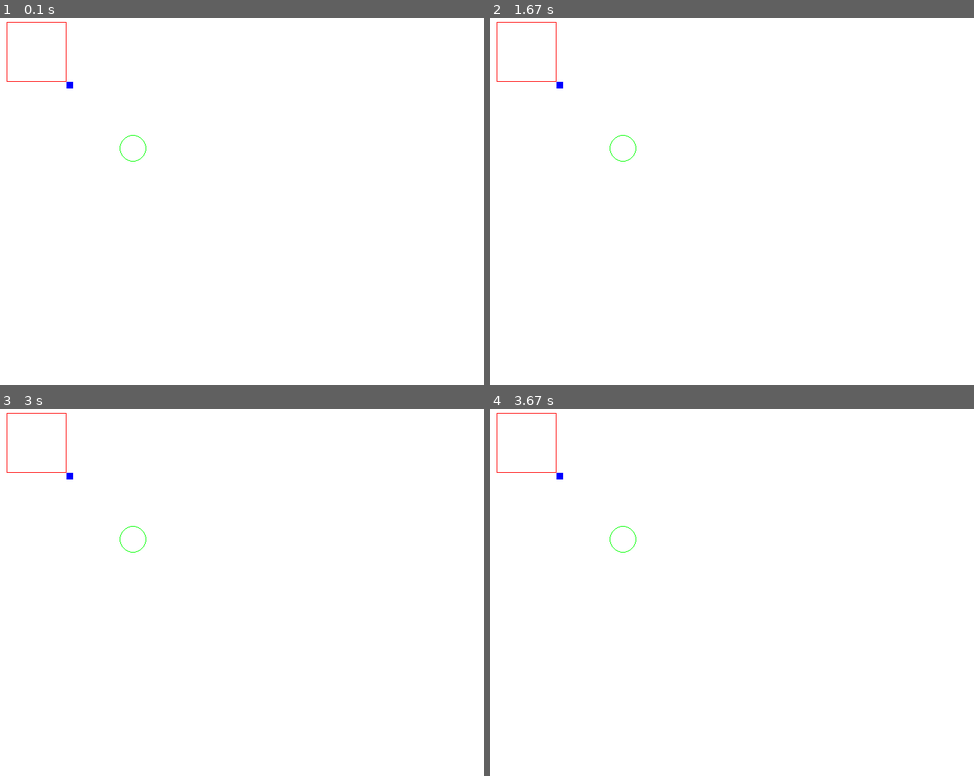
Above: before the commit, frames 1-4 (two rows, left to right).
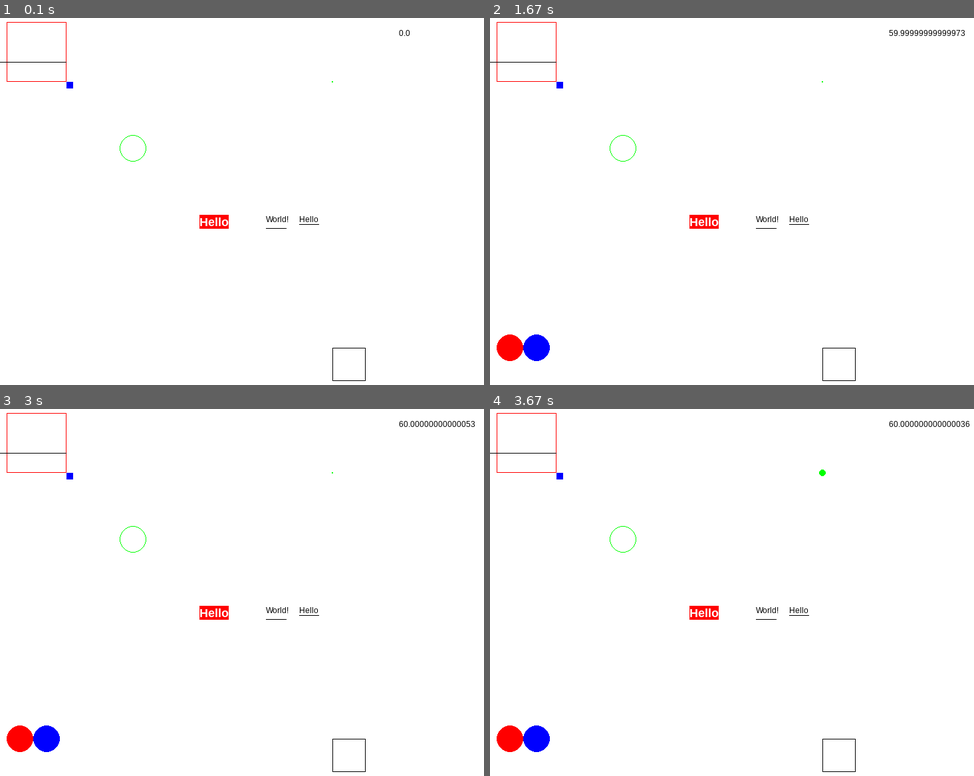
Above: after the commit, the same moments.

Repository: Xitog/tallentaa
Game: pygame game, started from trunk/python/pygame/lib_game.py
Same seed, same stepped clock (60 frames per second), same inputs: the game is played once before the commit and once after it. The source is Python 2; it was converted automatically to run under Python 3.
Inputs (mouse positions are in pixels of both pictures, inside the frame that each line leads up to):
- Up to frame 1 (0.1 s): no input
- Up to frame 2 (1.67 s): press the mouse at (756, 241) at 0.37 s; move the mouse to (693, 230) at 0.47 s; release the mouse at (630, 219) at 0.6 s; tap F at 0.67 s
- Up to frame 3 (3 s): no input
- Up to frame 4 (3.67 s): tap F at 3.13, 3.43 s; press the mouse at (756, 632) at 3.6 s

The runs differ from the first frame. In frame 1, 0.4% of the frame differs, in the area x 0-85%, y 3-99%; in frame 2, 1.1%; in frame 3, 1.1%; in frame 4, 1.1%, in the area x 0-100%, y 3-99%.

Commit message:
Nouvelle version. 16 : first release 17 : first complete release

Diff:
--- a/trunk/python/pygame/lib_game.py
+++ b/trunk/python/pygame/lib_game.py
@@ -1,6 +1,12 @@
 # http://www.pygame.org/docs/tut/intro/intro.html
 import sys, pygame
 
+# Gestion de:
+#   - double click avec gestion sentitivity
+#   - unification pygame.draw (= line, rectangle, circle) et surface.set_at (= point)
+#   - rectancle(x1, y1, x2, y2) et non plus (x, y, width, height)
+#   - gestion fps
+
 #-----------------------------------------------------------------------
 #
 # Library
@@ -12,19 +18,41 @@
     # Core
     #-------------------------------------------------------------------
 
-    def config(self, x, y):
+    def config(self, x=800, y=600, title="lib_game"):
         self.io = {}
+        self.released = {}
         self.x = x
         self.y = y
+        self.title = title
+        self.clock = pygame.time.Clock()
+        self.fixed_fps = 60
+        # constants
         self.filled = 0
+        # state variables
         self.esc = False
+        self.configured = True
+        # double click
+        self.last_button = None
+        self.last_time = None
+        self.dbl = False
+        self.sensitivity = 200
         return self
 
     def run(self):
+        # autoconfig
+        try:
+            self.configured
+        except AttributeError:
+            self.configured = False
+        if not self.configured:
+            self.config()
+        # start
         pygame.init()
         size = (self.x, self.y)
         self.screen = pygame.display.set_mode(size)
+        pygame.display.set_caption(self.title)
         while 'quit' not in self.io and not self.esc:
+            self.clock.tick(self.fixed_fps)
             self.read_io()
             self.update()
             self.screen.fill((0,0,0))
@@ -49,36 +77,87 @@
     #-------------------------------------------------------------------
 
     def read_io(self):
+        self.released.clear()
+        self.dbl = False
         for event in pygame.event.get():
             if event.type == pygame.QUIT: self.io['quit'] = pygame.time.get_ticks()
             elif event.type == pygame.KEYDOWN:
                 if event.key == pygame.K_e: self.io['e'] = pygame.time.get_ticks()
+                elif event.key == pygame.K_f: self.io['f'] = pygame.time.get_ticks()
             elif event.type == pygame.KEYUP:
-                if event.key == pygame.K_e: del self.io['e']
-
-    def key_pressed(self, key):
+                k = None
+                if event.key == pygame.K_e: k = 'e'
+                elif event.key == pygame.K_f: k = 'f'
+                if k is not None:
+                    del self.io[k]
+                    self.released[k] = True
+            elif event.type == pygame.MOUSEBUTTONDOWN:
+                if event.button == 1: self.io['mouse_left'] = pygame.time.get_ticks()
+            elif event.type == pygame.MOUSEBUTTONUP:
+                if event.button == 1:
+                    del self.io['mouse_left']
+                    self.released['mouse_left'] = True
+                    # dbl
+                    #if self.last_time is not None: print pygame.time.get_ticks() - self.last_time
+                    if self.last_button == 'mouse_left' and pygame.time.get_ticks() - self.last_time < self.sensitivity:
+                        self.dbl = True
+                    self.last_button = 'mouse_left'
+                    self.last_time = pygame.time.get_ticks()
+
+    def is_pressed(self, key):
         if key in self.io: return True
 
+    def is_released(self, key):
+        if key in self.released: return True
+
+    def double_click(self, button):
+        if self.last_button == button and self.dbl == True:
+            return True
+
     #-------------------------------------------------------------------
     # Graphics
     #-------------------------------------------------------------------
 
-    def rectangle(self, x1, y1, x2, y2, color, thickness):
+    def rectangle(self, x1, y1, x2, y2, color=(0, 0, 0), thickness=1):
         x = min(x1, x2)
         y = min(y1, y2)
         sx = abs(x1-x2)
         sy = abs(y1-y2)
         pygame.draw.rect(self.screen, color, (x, y, sx, sy), thickness)
 
-    def rectangle_size(self, x1, y1, width, height, color, thickness):
+    def rectangle_size(self, x1, y1, width, height, color=(0, 0, 0), thickness=1):
         pygame.draw.rect(self.screen, color, (x1, y1, width, height), thickness)
 
-    def circle(self, x1, y1, radius, color, thickness):
+    def circle(self, x1, y1, radius, color=(0, 0, 0), thickness=1):
         pygame.draw.circle(self.screen, color, (x1, y1), radius, thickness)
 
-    def fill(self, color):
+    def fill(self, color=(255, 255, 255)):
         self.screen.fill(color)
 
+    def write(self, x1, y1, text, color=(0, 0, 0), size=12, background=(255, 255, 255), font='normal'):
+        bold = False
+        italic = False
+        if font == 'bold': bold = True
+        elif font == 'italic': italic = True
+        f = pygame.font.SysFont('Arial', size, bold, italic)
+        s = f.render(text, True, color, background)
+        self.screen.blit(s, (x1, y1))
+        if font == 'underlined':
+            self.line(x1, y1+s.get_height(), x1+s.get_width(), y1+s.get_height(), color)
+
+    def line(self, x1, y1, x2, y2, color, thickness=1):
+        pygame.draw.line(self.screen, color, (x1, y1), (x2, y2), thickness)
+
+    def point(self, x1, y1, color=(0, 0, 0)):
+        self.screen.set_at((x1, y1), color)
+
+    #-------------------------------------------------------------------
+    # Others
+    #-------------------------------------------------------------------
+
+    def fps(self):
+        return self.clock.get_fps()
+
 #-----------------------------------------------------------------------
 #
 # Client Application
@@ -86,27 +165,44 @@
 #-----------------------------------------------------------------------
 class MyApp(Application):
 
+    def __init__(self):
+        self.circle_size = 1
+        self.red_circle = False
+        self.blue_circle = False
+        self.time = 0
+
     def update(self):
-        if self.key_pressed('e'): self.stop()
+        if self.is_pressed('e'): self.stop()
+        if self.is_pressed('f') or self.is_pressed('mouse_left'): self.circle_size += 1
+        else: self.circle_size = 1
+        if self.is_released('f'): self.red_circle = True
+        if self.is_released('mouse_left'): self.blue_circle = True
+        if self.double_click('mouse_left'):
+            self.time = 10
 
     def draw(self):
         self.fill((255,255,255))
         self.rectangle(10, 10, 100, 100, (255,0,0), 1)
         self.rectangle_size(100, 100, 10, 10, (0, 0, 255), self.filled)
         self.circle(200, 200, 20, (0, 255, 0), 1)
-
-MyApp().config(800, 600).run()
+        self.write(300, 300, "Hello", (255, 255, 255), 18, (255, 0, 0), 'bold')
+        self.write(400, 300, "World!")
+        self.write(450, 300, "Hello", font='underlined')
+        self.line(400, 320, 430, 320, (0, 0, 0), 1)
+        self.rectangle(500, 500, 550, 550)
+        self.circle(500, 100, self.circle_size, (0, 255, 0), self.filled)
+        self.write(600, 20, str(self.fps()))
+        if self.red_circle:
+            self.circle(30, 500, 20, (255, 0, 0), self.filled)
+        if self.blue_circle:
+            self.circle(70, 500, 20, (0, 0, 255), self.filled)
+        for i in xrange(0, 100):
+            self.point(i, 70)
+        if self.time > 0:
+            self.fill((0, 255, 0))
+            self.time -= 1
+
+#MyApp().config(800, 600).run()
+MyApp().run()
 
 sys.exit()
-
-"""
-            elif key_released('f') and mouse_x > 20:
-            if double_click(mouse_right):
-            elif button_pressed(mouse_right):
-            elif button_released(mouse_right):
-
-            line(x1, y1, x2, y2, color, thickness)
-            point(x1, y1, color)
-            write(x1, y1, text, color, font)
-
-"""
